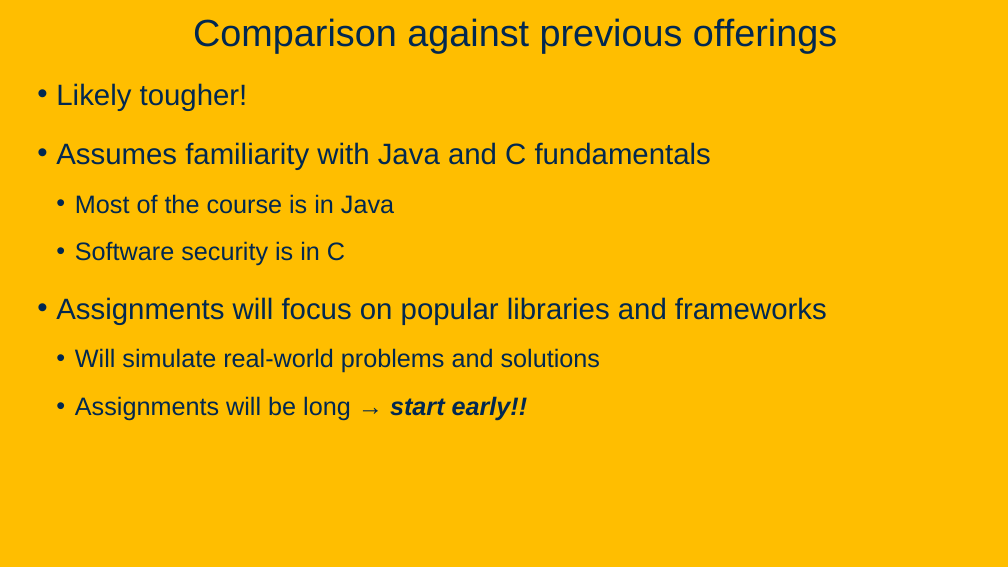
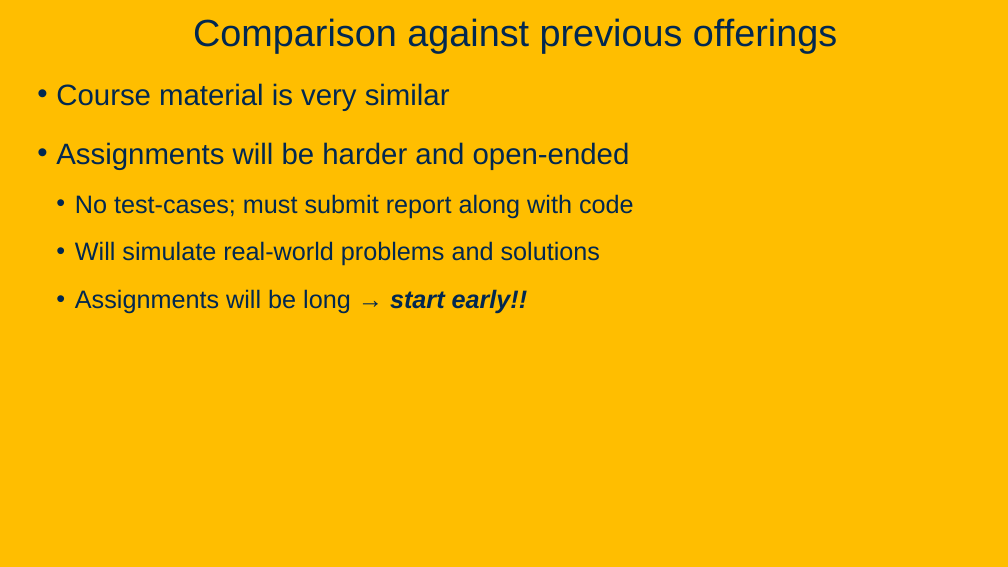
Before and after one commit to davsec-teaching/ecs160-f25, a slide deck: slide 36 of slides/1_logistics_and_course_introduction.pptx (slide 24 before the commit). Drawn at 1008x567 pixels with LibreOffice and Linux fonts; fonts in the diff are those of the drawing; background and template pictures are left out. Boxes give left, top, right and bottom in pixels: in the first picture for what was removed or moved away, otherwise in the second. Text is boxed around its words. In the diff, an @@ line names an element or a change of style, - is before the commit and + after.

```diff
--- a/slides/1_logistics_and_course_introduction.pptx
+++ b/slides/1_logistics_and_course_introduction.pptx
@@ text at (x1=56, y1=83, x2=634, y2=218): text changed @@
-• Likely tougher!
-• Assumes familiarity with Java and C fundamentals
-  • Most of the course is in Java
-  • Software security is in C
-• Assignments will focus on popular libraries and frameworks
+• Course material is very similar
+• Assignments will be harder and open-ended
+  • No test-cases; must submit report along with code
```
Also in this commit, not shown: 10 other slides changed, 12 slides added.
